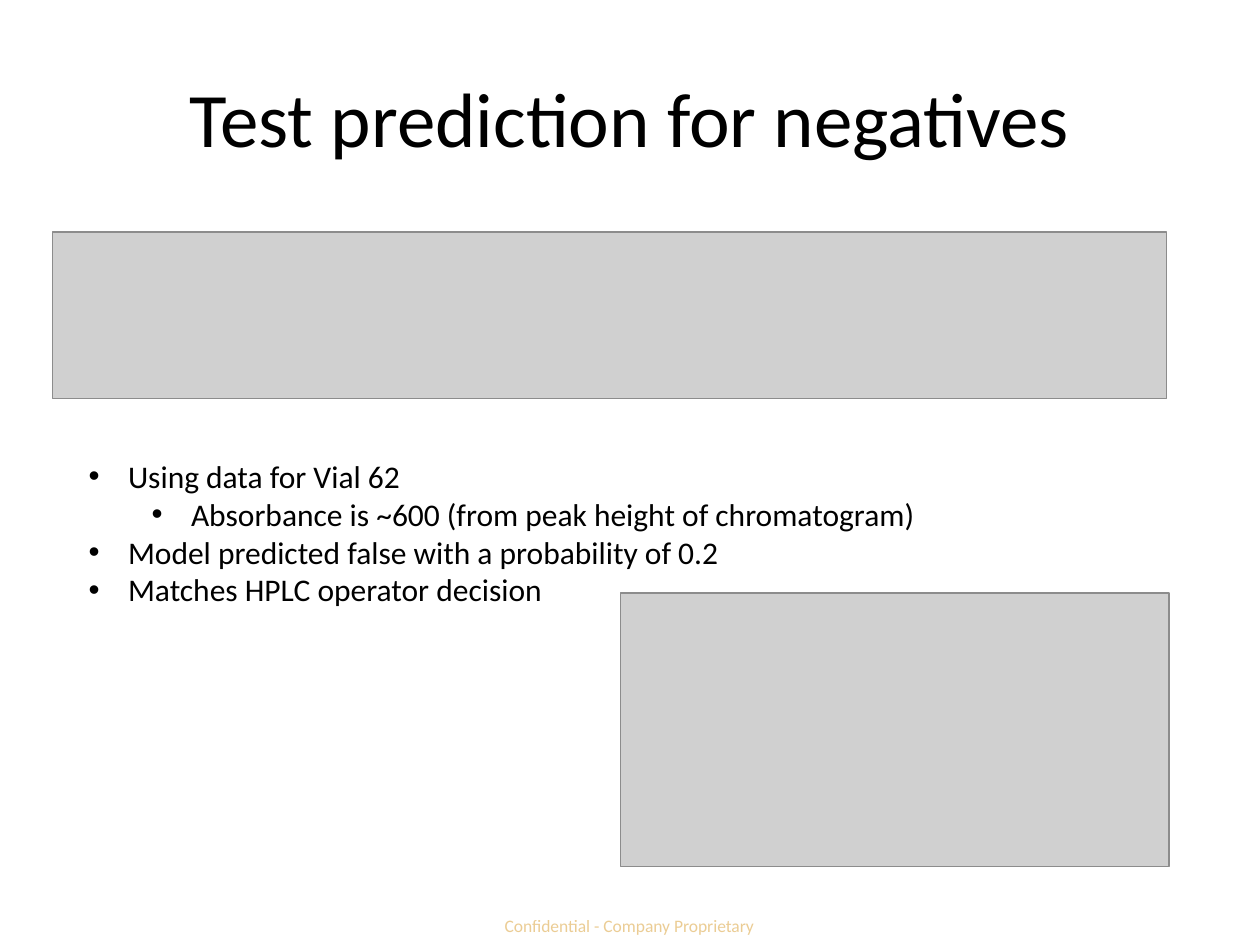
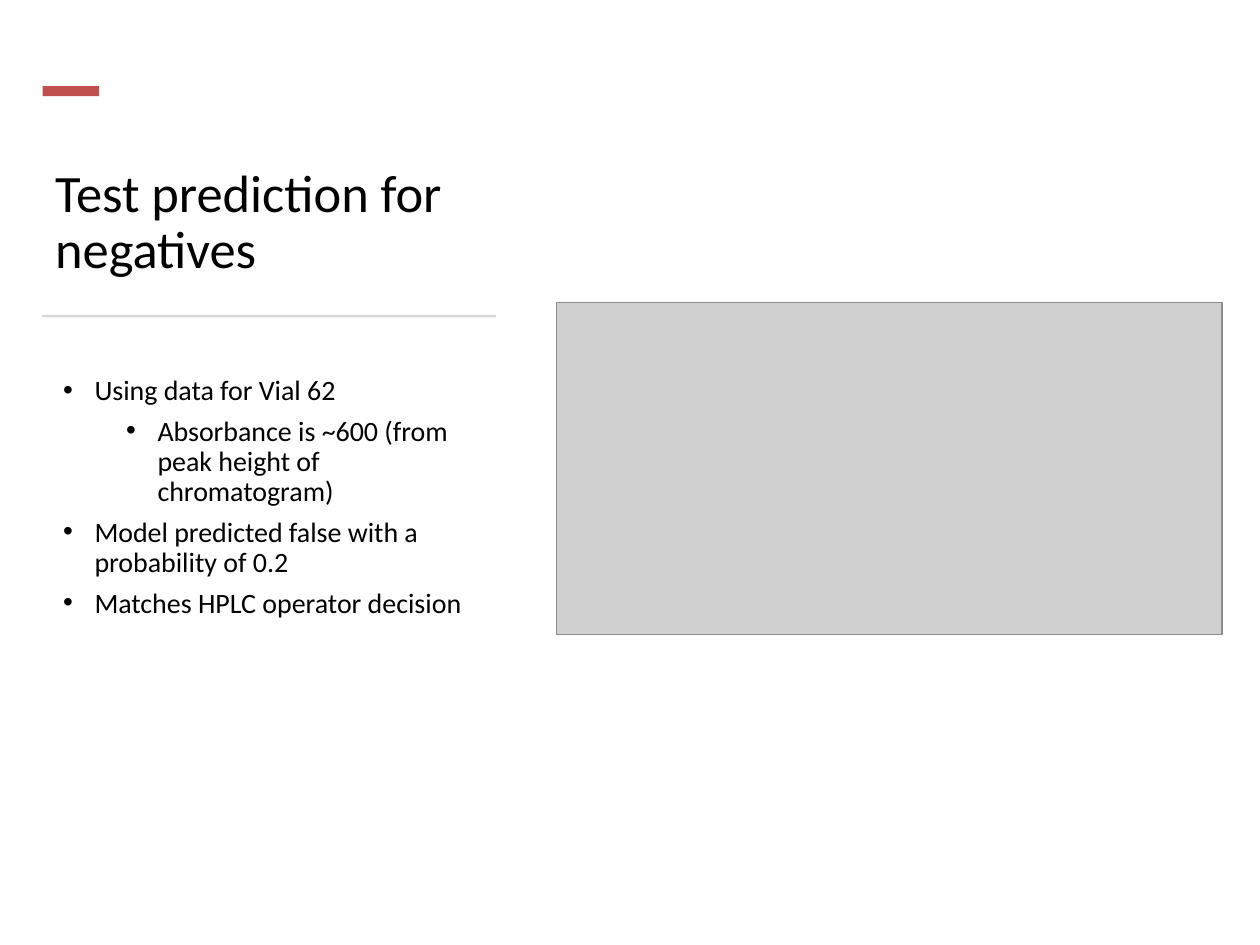
Before and after one commit to idt-hzhang/predictive_bio_models, a slide deck: slide 6 of hplc-fraction-collection/fraction_collection_slides.pptx. Drawn at 1260x945 pixels with LibreOffice and Linux fonts; fonts in the diff are those of the drawing; grey boxes stand for pictures. Boxes give left, top, right and bottom in pixels: in the first picture for what was removed or moved away, otherwise in the second. Text is boxed around its words. In the diff, an @@ line names an element or a change of style, - is before the commit and + after.

```diff
--- a/hplc-fraction-collection/fraction_collection_slides.pptx
+++ b/hplc-fraction-collection/fraction_collection_slides.pptx
@@ rectangle added at [42,86,99,96], fill #C0504D @@
@@ title "Test prediction for negatives": place and size @@
-title "Test prediction for negatives" at [190,93,1069,161]
+title "Test prediction for negatives" at [55,175,442,277]
@@ title "Test prediction for negatives" at [55,175,442,277]: size 44 to 30 pt; alignment centre to left; line spacing 1 to 0.9; vertical alignment middle to bottom @@
@@ picture removed at [53,232,1167,398] @@
@@ rectangle added at [43,315,496,318], fill #D5D5D5 @@
@@ picture: place and size @@
-picture at [621,593,1169,867]
+picture at [557,302,1222,634]
@@ text "Using data for Vial 62": place and size @@
-text "Using data for Vial 62" at [128,466,914,606]
+text "Using data for Vial 62" at [94,380,461,618]
@@ text "Using data for Vial 62" at [94,380,461,618]: size 18 to 16 pt; indent changed; line spacing 1 to 0.9; more space between paragraphs @@
@@ text removed at [505,920,754,935] @@
-Confidential - Company Proprietary
```
Also in this commit, not shown: 6 other slides changed.
